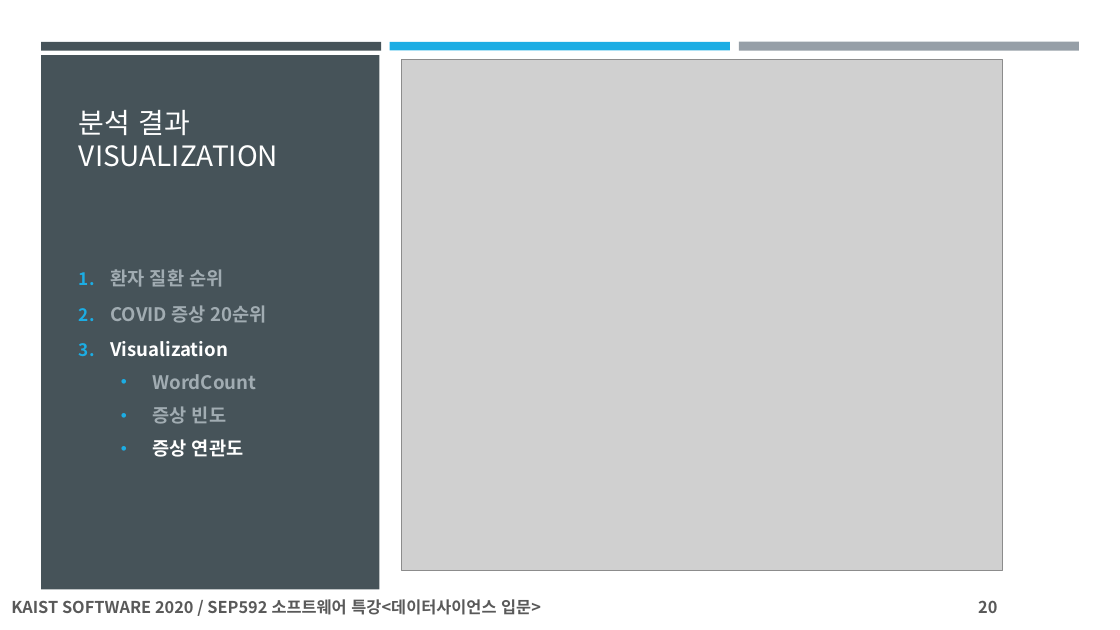
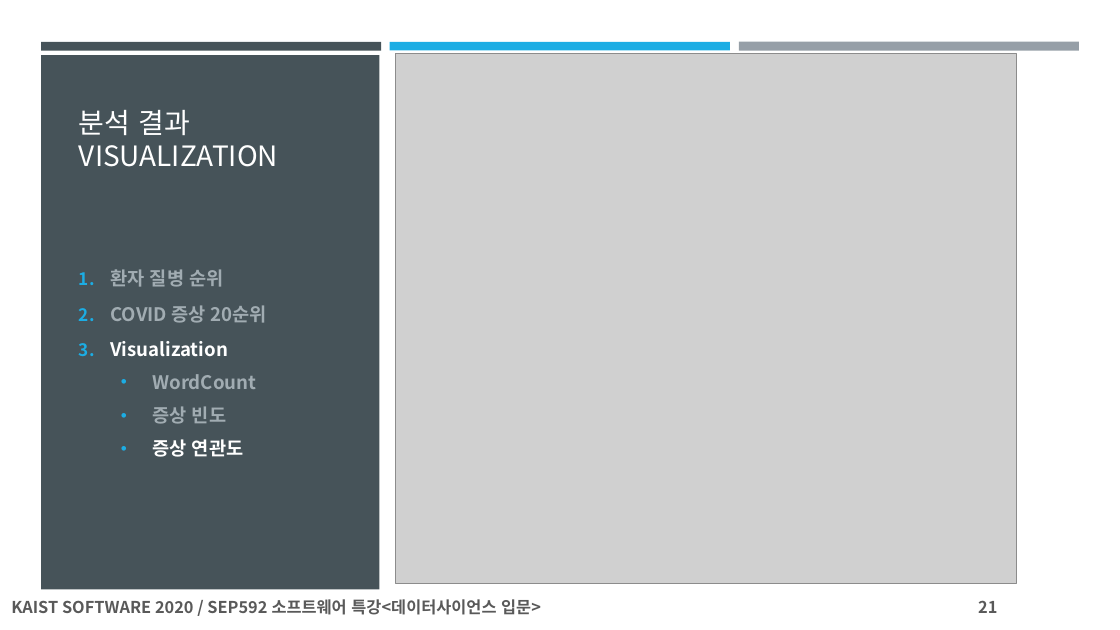
Before and after one commit to steve-lemon/diagnosis-COVID-19, a slide deck: slide 21 of SEP592_팀프로젝트자료B조/Documents/SEP592_데이타사이언스_최종발표_B조_COVID19_증상(정대욱_홍상표_조성민).pptx (slide 20 before the commit). Drawn at 1120x630 pixels with LibreOffice and Linux fonts; fonts in the diff are those of the drawing; grey boxes stand for pictures. Boxes give left, top, right and bottom in pixels: in the first picture for what was removed or moved away, otherwise in the second. Text is boxed around its words. In the diff, an @@ line names an element or a change of style, - is before the commit and + after.

```diff
--- a/SEP592_팀프로젝트자료B조/Documents/SEP592_데이타사이언스_최종발표_B조_COVID19_증상(정대욱_홍상표_조성민).pptx
+++ b/SEP592_팀프로젝트자료B조/Documents/SEP592_데이타사이언스_최종발표_B조_COVID19_증상(정대욱_홍상표_조성민).pptx
@@ picture: place and size @@
-picture at [402,59,1002,571]
+picture at [396,54,1017,583]
@@ text at [110,269,223,287]: text changed @@
-1. 환자 질환 순위
+1. 환자 질병 순위
@@ page number at [978,600,997,613]: text changed @@
-20
+21
```
Also in this commit, not shown: 18 other slides changed, 1 slide added.
